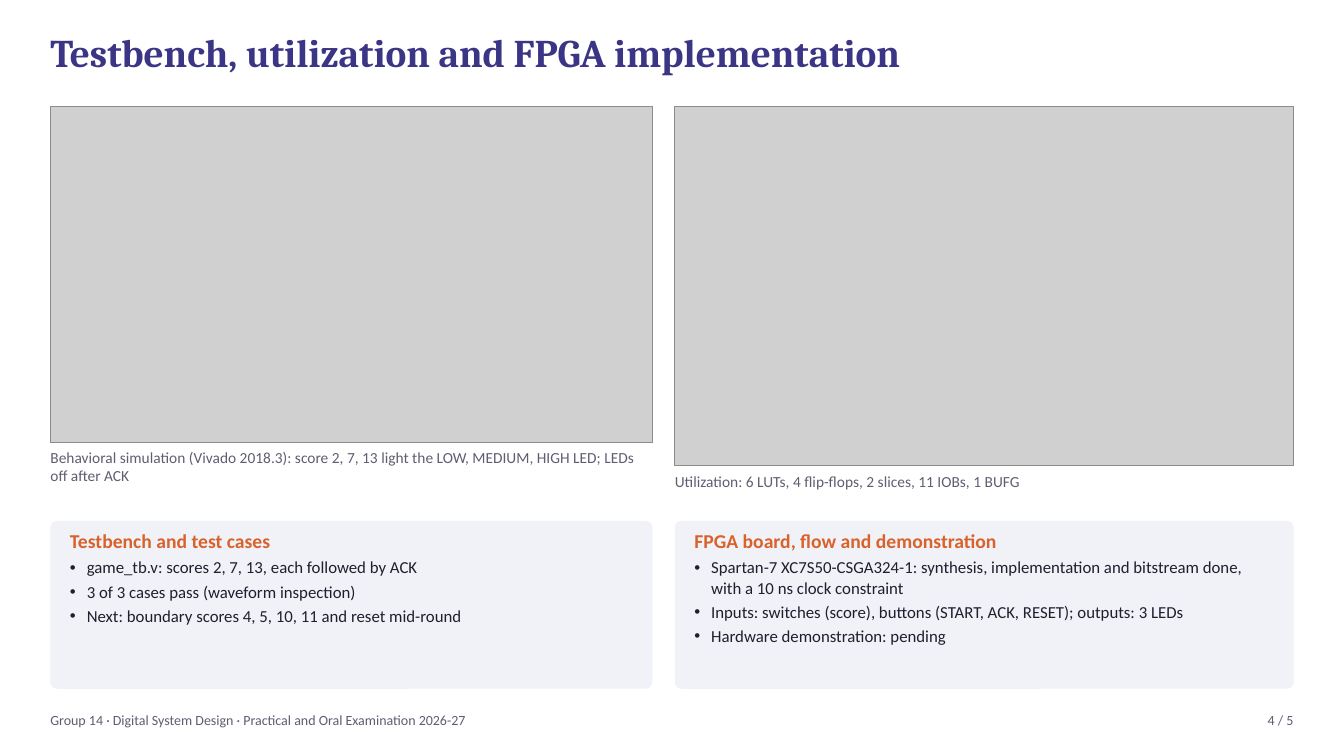
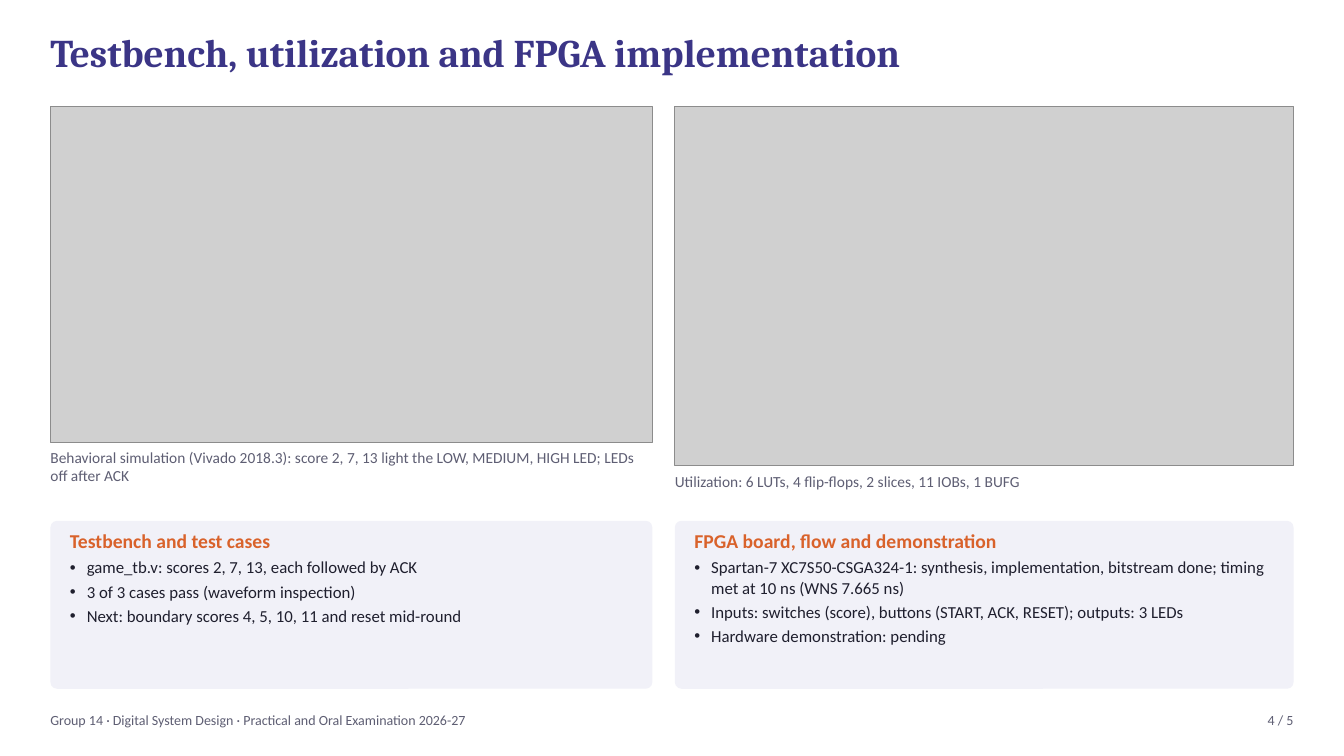
Before and after one commit to MrugendraVasmatkar/Digital_System_Design_Practical_2026_27_D9A_B, a slide deck: slide 4 of Group_Submissions/day1_submission_grp14/06_Presentation/Group14_DSD_Presentation.pptx. Drawn at 1344x756 pixels with LibreOffice and Linux fonts; fonts in the diff are those of the drawing; grey boxes stand for pictures. Boxes give left, top, right and bottom in pixels: in the first picture for what was removed or moved away, otherwise in the second. Text is boxed around its words. In the diff, an @@ line names an element or a change of style, - is before the commit and + after.

```diff
--- a/Group_Submissions/day1_submission_grp14/06_Presentation/Group14_DSD_Presentation.pptx
+++ b/Group_Submissions/day1_submission_grp14/06_Presentation/Group14_DSD_Presentation.pptx
@@ text at <box>711,561,1264,596</box>: text changed @@
-• Spartan-7 XC7S50-CSGA324-1: synthesis, implementation and bitstream done, with a 10 ns clock constraint
+• Spartan-7 XC7S50-CSGA324-1: synthesis, implementation, bitstream done; timing met at 10 ns (WNS 7.665 ns)
```
Also in this commit, not shown: 1 other slide changed, 5 other files.
